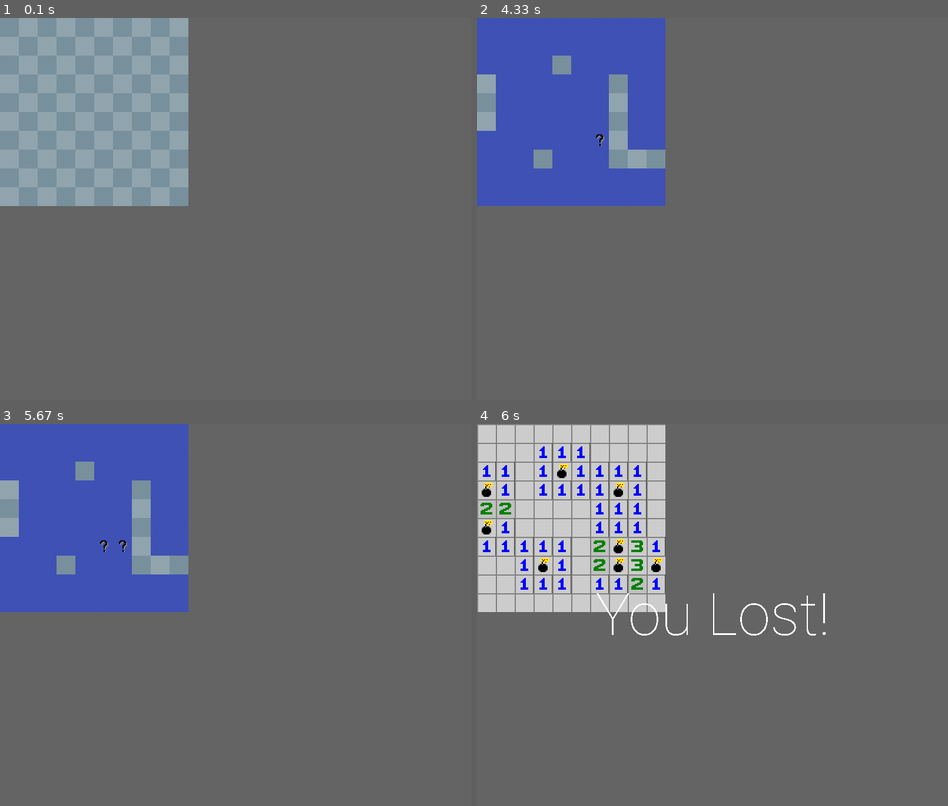
Above: before the commit, frames 1-4 (two rows, left to right).
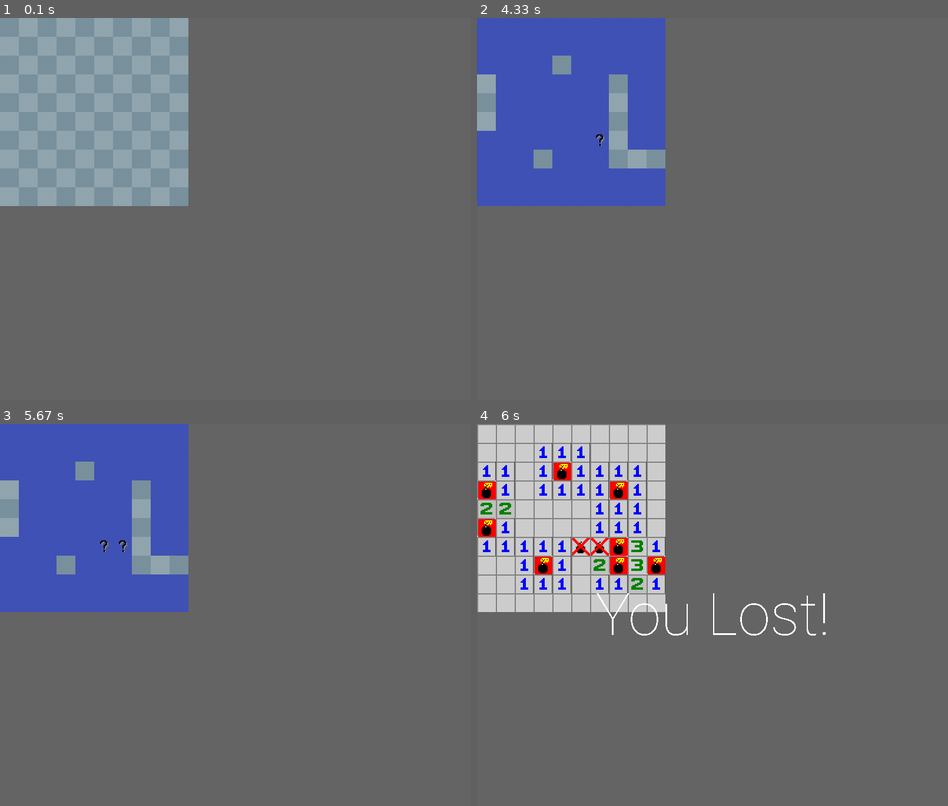
Above: after the commit, the same moments.

Repository: GroguLovesCookies/MineSweeper
Game: pygame game, started from game.py
The game is run twice, just before and just after one commit, with the same random seed, the same clock (stepped at 60 frames per second) and the same inputs.
Inputs (mouse positions are in pixels of both pictures, inside the frame that each line leads up to):
- Up to frame 1 (0.1 s): type "10 (at the terminal prompt)" at 0 s; type "10 (at the terminal prompt)" at 0 s
- Up to frame 2 (4.33 s): click (571, 113) at 0.38 s; right-click (599, 132) at 1.72 s
- Up to frame 3 (5.67 s): right-click (98, 542) at 4.55 s
- Up to frame 4 (6 s): click (608, 546) at 5.88 s

Frames 1-3 are identical in both runs. In frame 4, 1.2% of the frame differs, in the area x 0-40%, y 9-40%.

Commit message:
Souped up lose screen to show missed mines and extra flags

Diff:
--- a/game.py
+++ b/game.py
@@ -41,7 +41,6 @@
 freeze_mode = LoseMode(screen, draw_list, main.board, item_images, roboto_font)
 
 cur_mode = play_mode
-
 while running:
     if cur_mode == play_mode:
         screen, draw_list, main, item_images, debug, debug_map, debug_tile_images, tile_layer, \
@@ -61,8 +60,21 @@
                 cur_mode.check_events(e)
     clock.tick(FPS)
     if down_tick != 0 and cur_mode == play_mode:
+        extra_flags, similarities, missed_mines = main.check_win(main.board, suspect_layer)
         screen, draw_list, main, item_images, debug, debug_map, debug_tile_images, tile_layer, \
          tile_images, suspect_layer, question_mark_images, raw_chunks, down_tick = cur_mode.update()
+        freeze_mode.extra_flags = extra_flags
+        freeze_mode.missed_mines = missed_mines
+        freeze_mode.correct = similarities
         cur_mode = freeze_mode
+    if flags_left == 0 and cur_mode == play_mode:
+        extra_flags, similarities, missed_mines = main.check_win(main.board, suspect_layer)
+        if len(extra_flags) != 0 or len(missed_mines) != 0:
+            screen, draw_list, main, item_images, debug, debug_map, debug_tile_images, tile_layer, \
+             tile_images, suspect_layer, question_mark_images, raw_chunks, down_tick = cur_mode.update()
+            freeze_mode.extra_flags = extra_flags
+            freeze_mode.missed_mines = missed_mines
+            freeze_mode.correct = similarities
+            cur_mode = freeze_mode
 
 pg.quit()
--- a/game_mode.py
+++ b/game_mode.py
@@ -121,11 +121,35 @@
         self.board = board
         self.item_images = item_images
         self.font = font
+        self.extra_flags = []
+        self.missed_mines = []
+        self.correct = []
+
+    def update(self, *args):
+        self.screen.fill((100, 100, 100))
+        for item in self.extra_flags:
+            self.board[item[1]][item[0]] = 10
+        for item in self.missed_mines:
+            self.board[item[1]][item[0]] = 11
+        self.draw_list(self.screen, self.board, self.item_images, (0, 0), (32, 32))
+
+        label = self.font.render("You Lost!", 0, (255, 255, 255))
+        text_rect = label.get_rect(center=(SCREEN_WIDTH / 2, SCREEN_HEIGHT / 2))
+        self.screen.blit(label, text_rect)
+
+
+class WinMode(GameMode):
+    def __init__(self, screen, draw_list, board, item_images, font):
+        self.screen = screen
+        self.draw_list = draw_list
+        self.board = board
+        self.item_images = item_images
+        self.font = font
 
     def update(self, *args):
         self.screen.fill((100, 100, 100))
         self.draw_list(self.screen, self.board, self.item_images, (0, 0), (32, 32))
 
-        label = self.font.render("You Lost!", 0, (255, 255, 255))
+        label = self.font.render("You Won!", 0, (255, 255, 255))
         text_rect = label.get_rect(center=(SCREEN_WIDTH / 2, SCREEN_HEIGHT / 2))
         self.screen.blit(label, text_rect)
--- a/main.py
+++ b/main.py
@@ -45,5 +45,22 @@
     return num_neighbours
 
 
+def check_win(mine_map, flags):
+    extra_flags = []
+    similarities = []
+    missed_mines = []
+    for i, mine_row, flag_row in zip(range(len(mine_map)), mine_map, flags):
+        for j, mine_item, flag_item in zip(range(len(mine_row)), mine_row, flag_row):
+            if flag_item == 1:
+                if mine_item == 9:
+                    similarities.append((j, i))
+                else:
+                    extra_flags.append((j, i))
+            else:
+                if mine_item == 9:
+                    missed_mines.append((j, i))
+    return extra_flags, similarities, missed_mines
+
+
 populate_board(board, MINE_NUM)
 fill_numbers(board)
Binary file added: img/items/Jextra_flag.png
Binary file added: img/items/Kmissed_bomb.png
